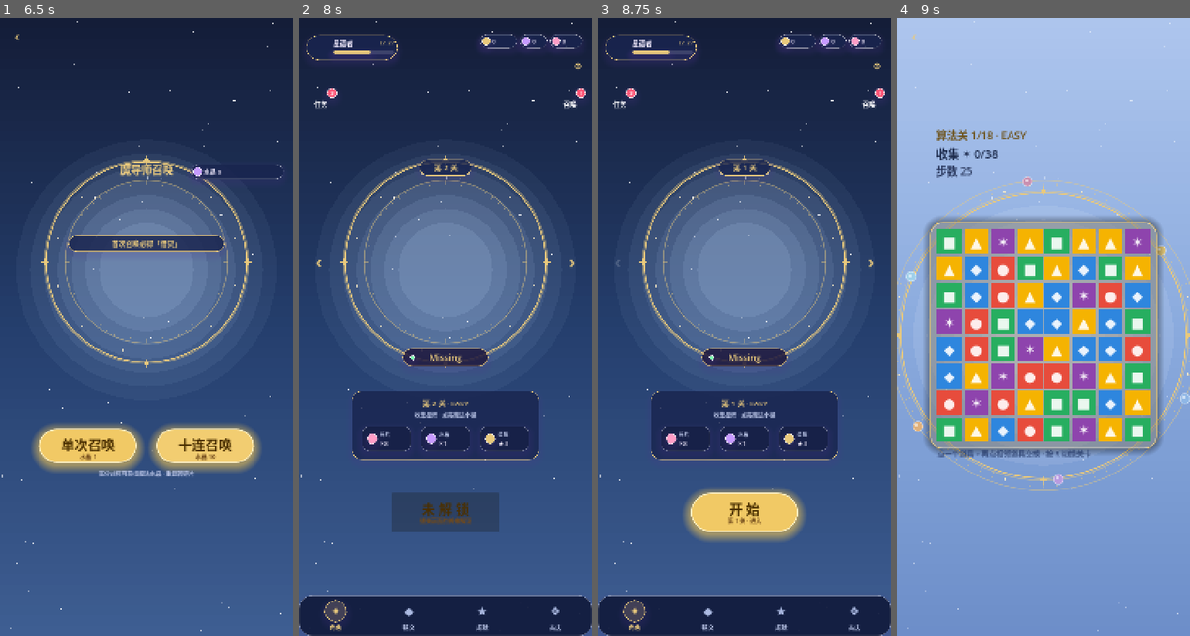
Above: before the commit, frames 1-4 (left to right).
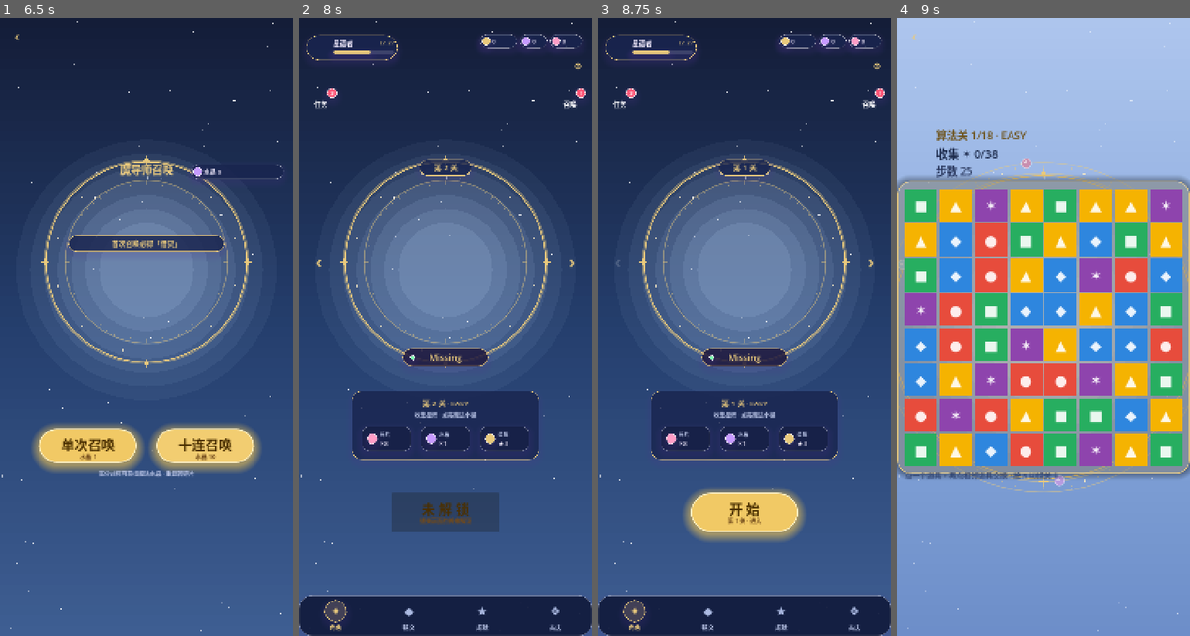
Above: after the commit, the same moments.

Repository: kumaloha/Polaris
Game: Godot game, scene res://main.tscn
The game is run twice, just before and just after one commit, with the same random seed, the same clock (stepped at 60 frames per second) and the same inputs.
Inputs:
- Up to frame 1 (6.5 s): click "⚙" at 0.5 s; click "‹" at 1.25 s; click "任务" at 2 s; click "✦" at 2.75 s; click "‹" at 3.5 s; click "召唤" at 4.25 s; click "单次召唤" at 5 s; click "十连召唤" at 5.75 s
- Up to frame 2 (8 s): click "‹" at 6.5 s; click "›" at 7.25 s
- Up to frame 3 (8.75 s): click "‹" at 8 s
- Up to frame 4 (9 s): click "开 始" at 8.75 s

Frames 1-3 are identical in both runs. In frame 4, 43% of the frame differs, in the area x 0-100%, y 22-77%.

Commit message:
feat(game): 棋盘放大填满宽度(CELL 60→80) + 魔法阵改贴边环绕
反馈(棋盘太小): 之前为套住魔法阵把格缩到 60,过小。改回 CELL 80(盘 682 宽,占画布 95%),纵向居中(ORIGIN 19,420)。HUD/技能条/提示随之对齐。

魔法阵: 8×8 盘对角线>720 画布宽,无法整圈套住,故改为贴棋盘外缘环绕(半径=盘半宽+38,动态);仍有双环+行星+四方星,贴边显示。

横竖4特效: 经引擎赋值/清除方向/json映射/渲染裁剪/5棋子横竖图对照 五重验证——竖4→SP_LINE_V→竖光束→清列, 横4→SP_LINE_H→横光束→清行, 完全正确且自洽, 无代码改动。

Co-Authored-By: Claude Opus 4.8 <noreply@anthropic.com>

🤖 Generated with [Claude Code](https://claude.com/claude-code)

Diff:
--- a/godot/view/game.gd
+++ b/godot/view/game.gd
@@ -12,9 +12,9 @@
 const W := 8
 const H := 8
 const SPECIES := [0, 1, 2, 3, 4]
-const CELL := 60.0   # 缩小棋格，让金色魔法阵能完整套住 8×8 盘(对齐 board.png)
+const CELL := 80.0   # 大棋格填满宽度；魔法阵改为贴边环绕(8×8 对角线超画布宽，无法整圈套住)
 const GAP := 6.0
-const ORIGIN := Vector2(99.0, 520.0)   # 居中(522 宽盘): 横 (720-522)/2，纵留出顶部 HUD
+const ORIGIN := Vector2(19.0, 420.0)   # 居中(682 宽盘): 横 (720-682)/2，纵向画布居中
 const TARGET := 2000
 const MOVES := 25
 
@@ -243,7 +243,7 @@
 	var bcenter := ORIGIN + Vector2(W * CELL + (W - 1) * GAP, H * CELL + (H - 1) * GAP) * 0.5
 	bg.circle_center = bcenter
 	bg.glow_center = bcenter
-	bg.circle_radius = 356.0
+	bg.circle_radius = (W * CELL + (W - 1) * GAP) * 0.5 + 38.0   # 贴着棋盘外缘环绕
 	bg.z_index = -10
 	add_child(bg)
 	var frame := Panel.new()
@@ -269,12 +269,12 @@
 	moves_label.add_theme_color_override("font_color", Color("2c3a60"))
 	status_label = _mk_label(Vector2(540, 312), 34)
 	status_label.add_theme_color_override("font_color", Color("17744a"))
-	hint_label = _mk_label(Vector2(99, 1058), 18)
+	hint_label = _mk_label(Vector2(19, 1112), 18)
 	hint_label.add_theme_color_override("font_color", Color(0.16, 0.24, 0.42, 0.78))
 	hint_label.text = "点一个道具，再点相邻道具交换 · 按 R 切换关卡"
 	skill_button = Button.new()
-	skill_button.position = Vector2(99, 462)   # 棋盘正上方
-	skill_button.size = Vector2(522, 42)
+	skill_button.position = Vector2(19, 372)   # 棋盘正上方
+	skill_button.size = Vector2(682, 42)
 	skill_button.z_index = 50
 	skill_button.add_theme_font_size_override("font_size", 22)
 	skill_button.pressed.connect(_use_skill)
